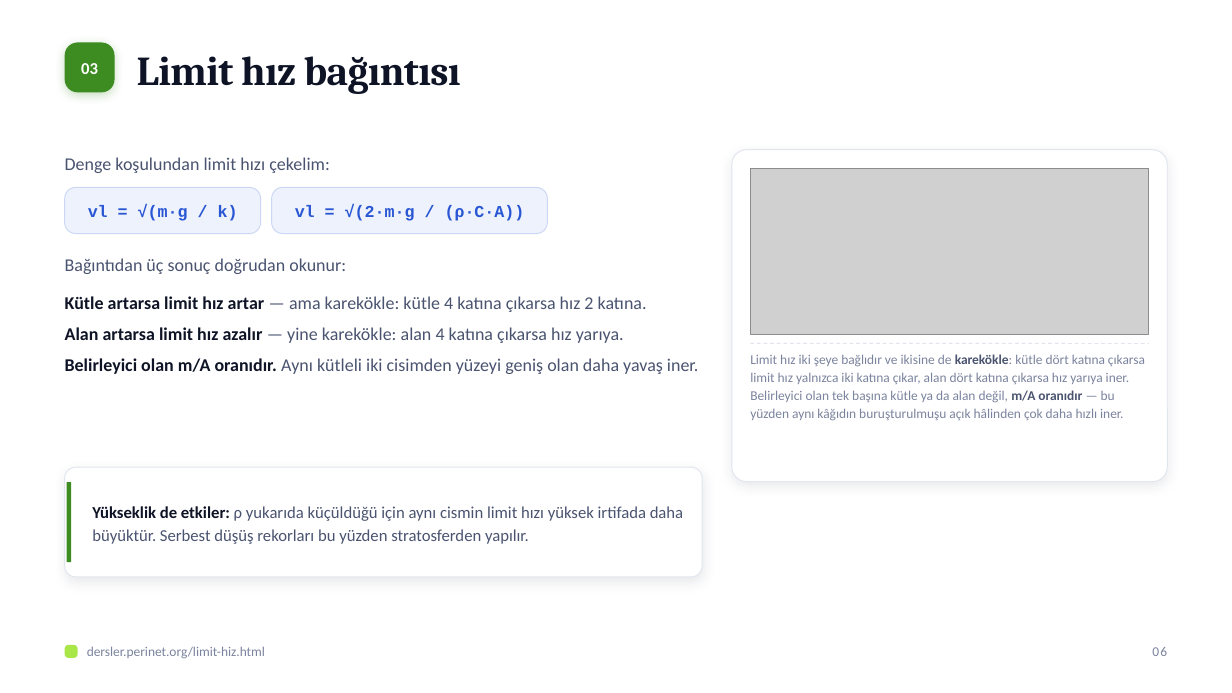
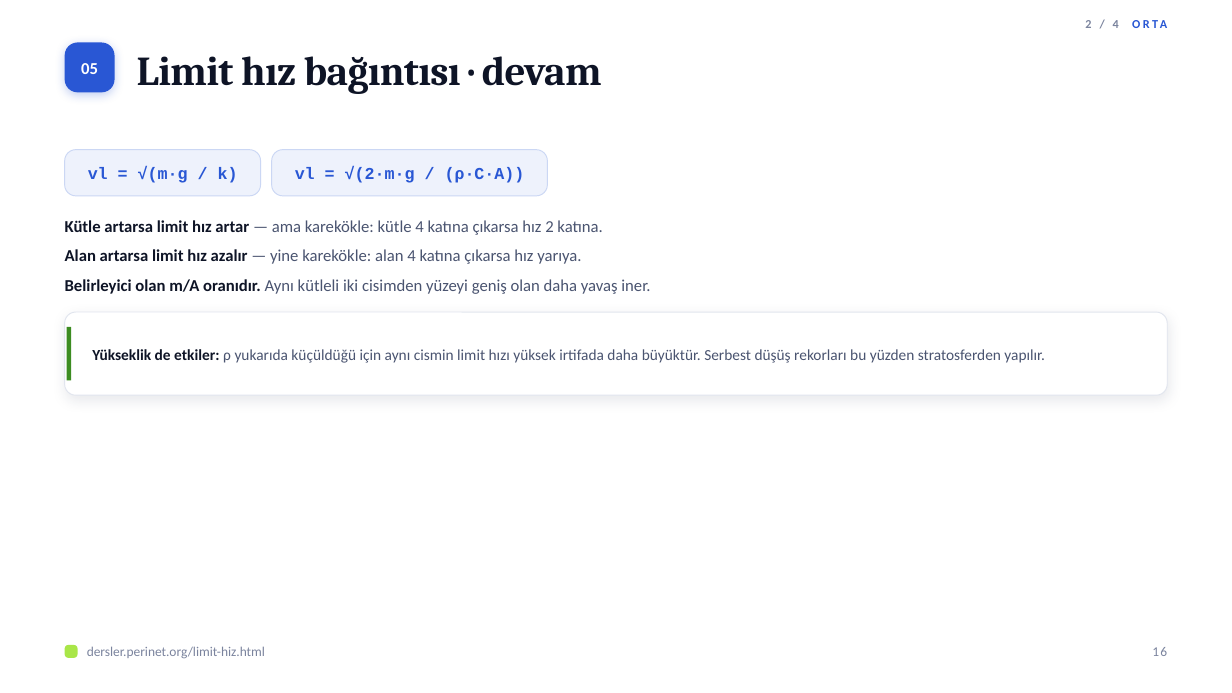
Before and after one commit to elestirmen/dersler, a slide deck: slide 16 of dist/sunum/limit-hiz.pptx (slide 6 before the commit). Drawn at 1232x693 pixels with LibreOffice and Linux fonts; fonts in the diff are those of the drawing; grey boxes stand for pictures. Boxes give left, top, right and bottom in pixels: in the first picture for what was removed or moved away, otherwise in the second. Text is boxed around its words. In the diff, an @@ line names an element or a change of style, - is before the commit and + after.

```diff
--- a/dist/sunum/limit-hiz.pptx
+++ b/dist/sunum/limit-hiz.pptx
@@ text added at [1085, 20, 1119, 28], 9.5 pt, text #2957D4, bold @@
+2 / 4 ORTA
@@ rounded rectangle at [65, 43, 115, 92]: fill #3C8C21 to #2957D4; shadow changed @@
@@ text at [137, 56, 602, 94]: text changed @@
-Limit hız bağıntısı
+Limit hız bağıntısı · devam
@@ text at [81, 63, 98, 74]: text changed @@
-03
+05
@@ text removed at [65, 157, 330, 173] @@
-Denge koşulundan limit hızı çekelim:
@@ 2 texts, 2 rounded rectangles: place and size @@
-2 texts, 2 rounded rectangles at [65, 188, 547, 234]
+2 texts, 2 rounded rectangles at [65, 150, 547, 196]
@@ rounded rectangle removed at [732, 150, 1167, 482] @@
@@ picture removed at [750, 168, 1149, 335] @@
@@ text "Kütle artarsa limit hız artar ...": place and size @@
-text "Kütle artarsa limit hız artar ..." at [65, 296, 699, 374]
+text "Kütle artarsa limit hız artar ..." at [65, 220, 650, 294]
@@ text "Kütle artarsa limit hız artar ..." at [65, 220, 650, 294]: size 14 to 13 pt @@
@@ text removed at [65, 258, 346, 274] @@
-Bağıntıdan üç sonuç doğrudan okunur:
@@ rounded rectangle added at [65, 312, 1167, 396], fill #FFFFFF, outline #E1E5EE 0.75 pt @@
@@ rectangle added at [67, 327, 71, 381], fill #3C8C21 @@
@@ text "Yükseklik de etkiler: ρ yukarıda ...": place and size @@
-text "Yükseklik de etkiler: ρ yukarıda ..." at [92, 506, 683, 544]
+text "Yükseklik de etkiler: ρ yukarıda ..." at [92, 349, 1044, 363]
@@ text "Yükseklik de etkiler: ρ yukarıda ..." at [92, 349, 1044, 363]: size 13 to 12 pt @@
@@ line removed from (750, 344) to (1149, 344) @@
@@ text removed at [750, 354, 1145, 420] @@
-Limit hız iki şeye bağlıdır ve ikisine de karekökle: kütle dört katına çıkarsa limit hız yalnızca iki katına çıkar, alan dört katına çıkarsa hız yarıya iner. Belirleyici olan tek başına kütle ya da alan değil, m/A oranıdır — bu yüzden aynı kâğıdın buruşturulmuşu açık hâlinden çok daha hızlı iner.
@@ rounded rectangle removed at [65, 468, 702, 578] @@
@@ rectangle removed at [67, 482, 71, 563] @@
@@ text at [1152, 647, 1167, 656]: text changed @@
-06
+16
```
Also in this commit, not shown: 13 other slides changed, 27 slides added, 1 slide removed, 21 other files.
